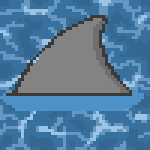
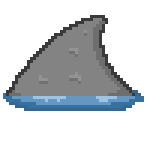
Before/after of a 150×150 layered artwork. What changed in the layer stack:
removed layer "shark" over <box>6,15,132,96</box>
added layer "Layer 5" above "Layer 4" over <box>39,30,87,84</box>
painted on "Layer 4" over <box>6,15,135,96</box>
painted on "Layer 3" over <box>0,90,144,111</box>
hid group "water" (4 layers) over <box>0,0,150,150</box>
